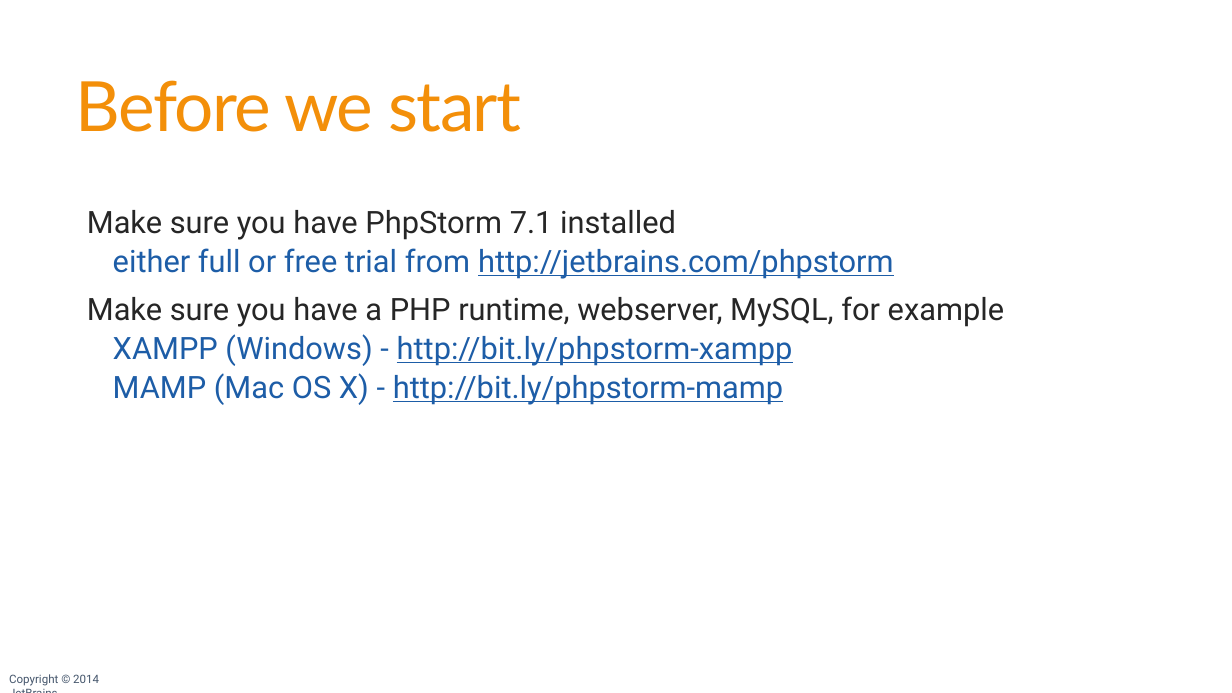
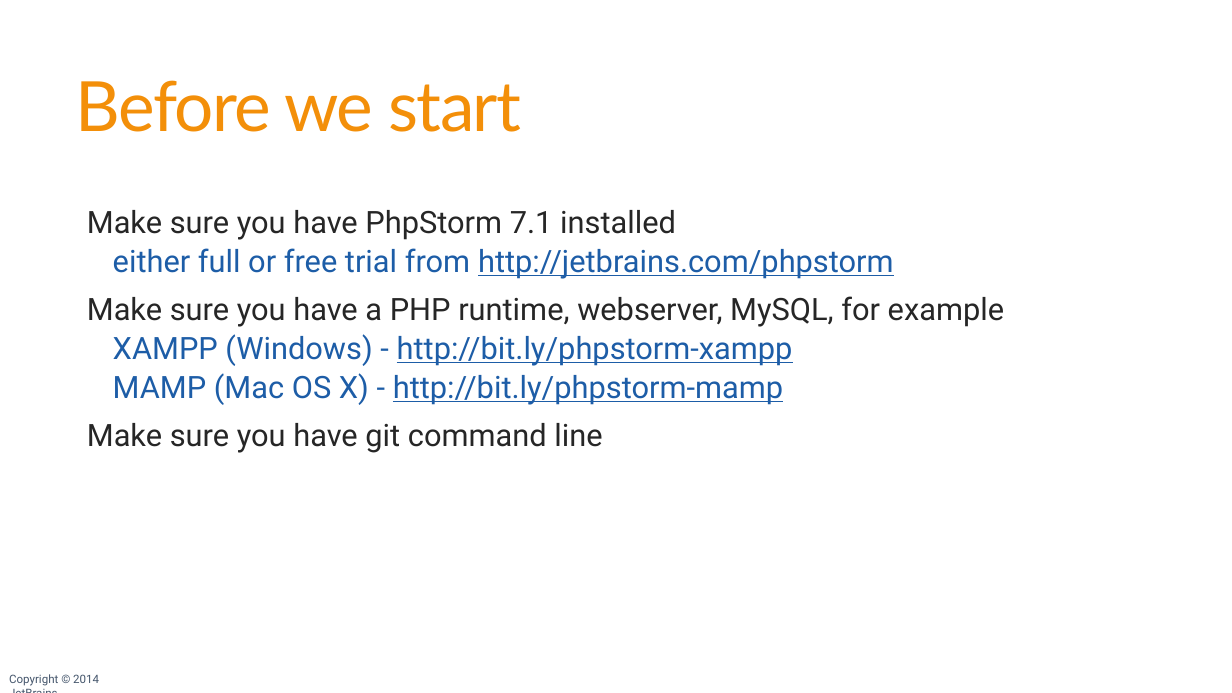
Before and after one commit to JetBrains/phpstorm-workshop, a slide deck: slide 2 of PhpStorm Workshop.pptx. Drawn at 1232x693 pixels with LibreOffice and Linux fonts; fonts in the diff are those of the drawing; background and template pictures are left out. Boxes give left, top, right and bottom in pixels: in the first picture for what was removed or moved away, otherwise in the second. Text is boxed around its words. In the diff, an @@ line names an element or a change of style, - is before the commit and + after.

```diff
--- a/PhpStorm Workshop.pptx
+++ b/PhpStorm Workshop.pptx
@@ text at [87,423,602,453]: paragraph added @@
+  Make sure you have git command line
```
Also in this commit, not shown: 3 other slides changed, 1 other file.
